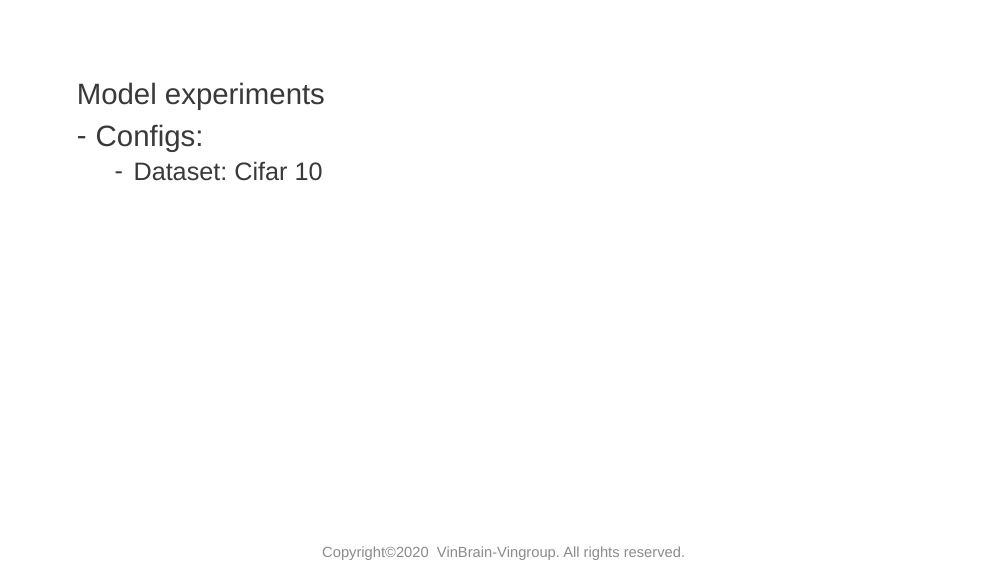
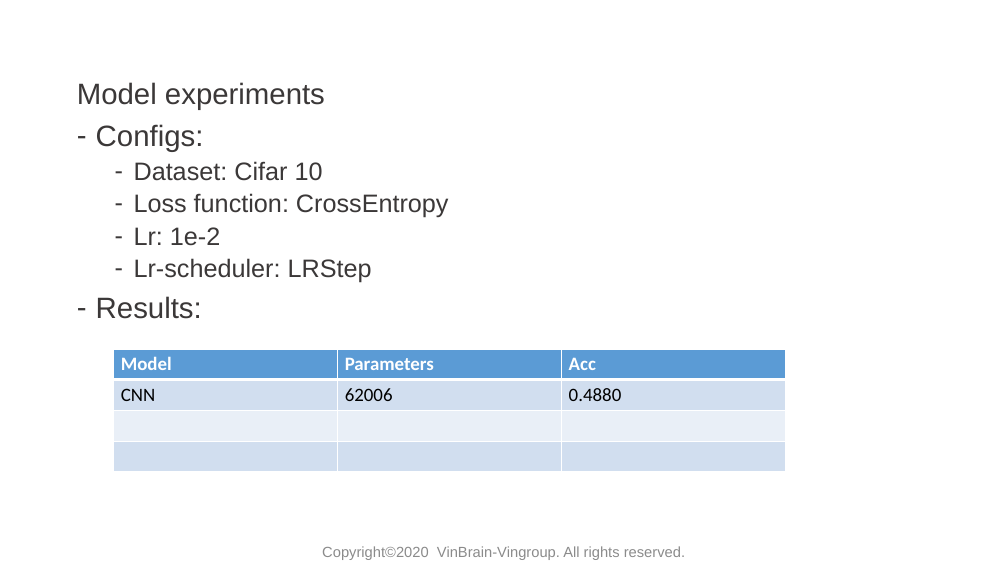
Before and after one commit to huyentls1114/vinbrain-internship, a slide deck: slide 4 of mid_term/mid_term.pptx. Drawn at 1008x567 pixels with LibreOffice and Linux fonts; fonts in the diff are those of the drawing; background and template pictures are left out. Boxes give left, top, right and bottom in pixels: in the first picture for what was removed or moved away, otherwise in the second. Text is boxed around its words. In the diff, an @@ line names an element or a change of style, - is before the commit and + after.

```diff
--- a/mid_term/mid_term.pptx
+++ b/mid_term/mid_term.pptx
@@ text at box(96, 193, 449, 319): paragraphs added @@
+  – Loss function: CrossEntropy
+  – Lr: 1e-2
+  – Lr-scheduler: LRStep
+– Results:
@@ table added at box(113, 349, 785, 472), 4 rows, 3 columns @@
+Model | Parameters | Acc
+CNN | 62006 | 0.4880
+ |  | 
+ |  | 
```
Also in this commit, not shown: 1 other file.
